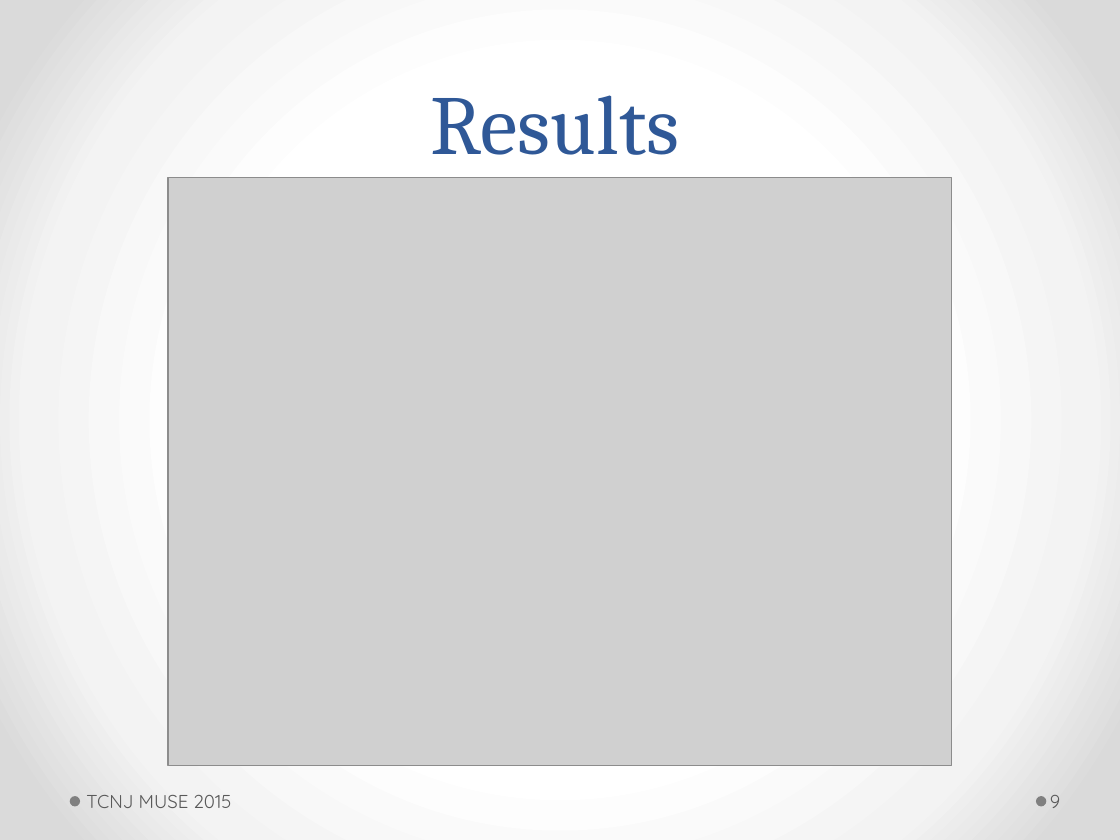
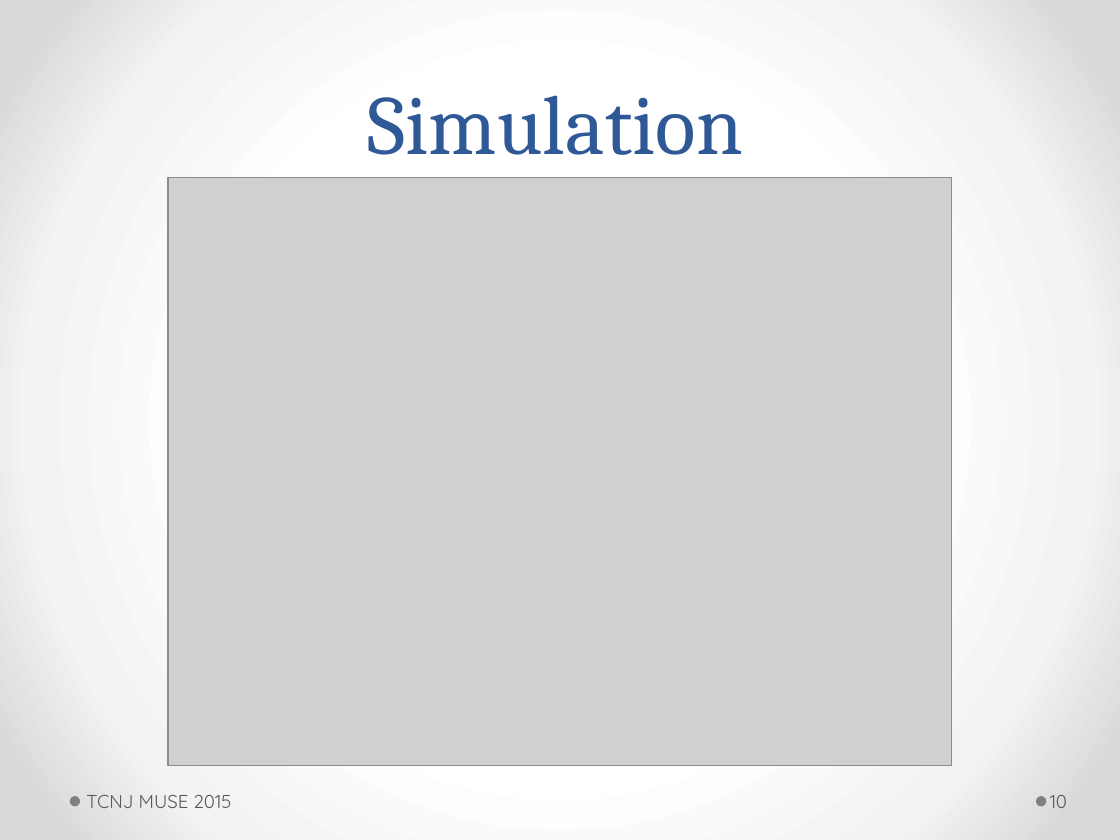
Before and after one commit to ActiveNoiseCancellationResearch/MUSE-Research, a slide deck: slide 10 of proj_anc/doc/jswift/7_23_2015_powerpoint.pptm (slide 9 before the commit). Drawn at 1120x840 pixels with LibreOffice and Linux fonts; fonts in the diff are those of the drawing; grey boxes stand for pictures. Boxes give left, top, right and bottom in pixels: in the first picture for what was removed or moved away, otherwise in the second. Text is boxed around its words. In the diff, an @@ line names an element or a change of style, - is before the commit and + after.

```diff
--- a/proj_anc/doc/jswift/7_23_2015_powerpoint.pptm
+++ b/proj_anc/doc/jswift/7_23_2015_powerpoint.pptm
@@ title at <box>368,95,743,155</box>: text changed @@
-Results
+Simulation
@@ page number at <box>1050,795,1067,808</box>: text changed @@
-9
+10
```
Also in this commit, not shown: 6 other slides changed, 1 slide added, 1 slide removed.
